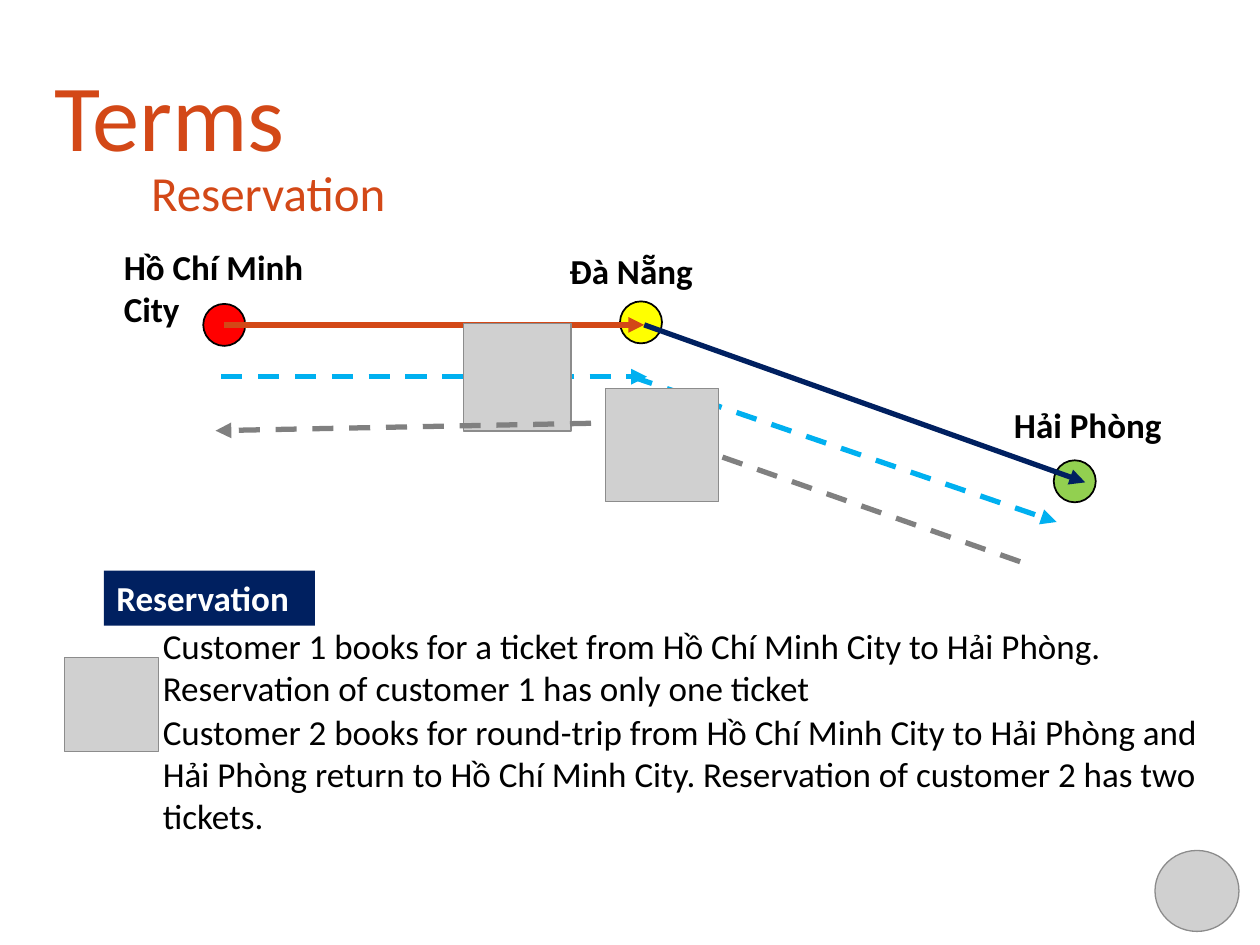
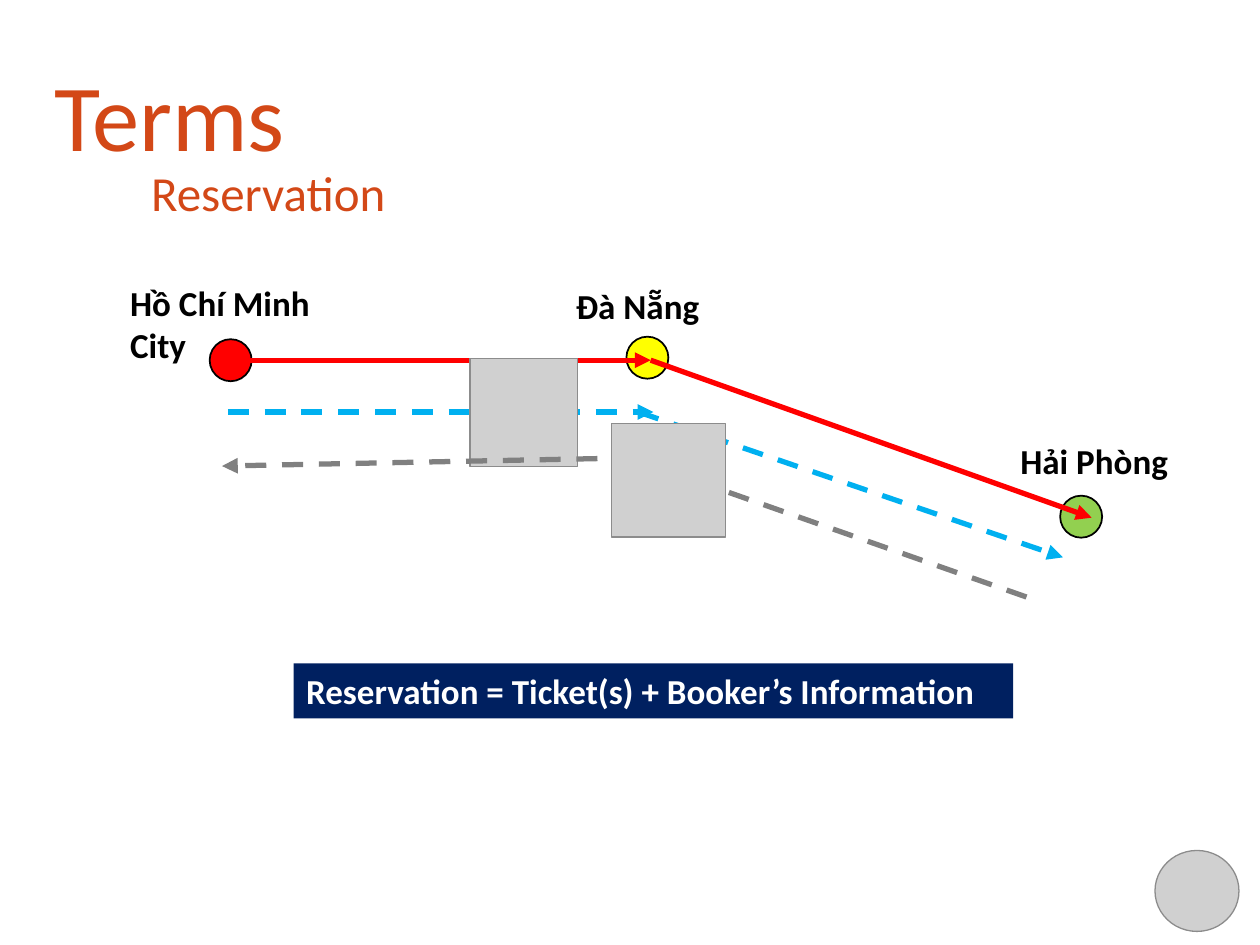
Before and after one commit to khalifandiaye/bus-reservation, a slide deck: slide 10 of WIP/Document/Project Report/Project-Agenda-Team04.pptx. Drawn at 1260x945 pixels with LibreOffice and Linux fonts; fonts in the diff are those of the drawing; grey boxes stand for pictures; background and template pictures are left out. Boxes give left, top, right and bottom in pixels: in the first picture for what was removed or moved away, otherwise in the second. Text is boxed around its words. In the diff, an @@ line names an element or a change of style, - is before the commit and + after.

```diff
--- a/WIP/Document/Project Report/Project-Agenda-Team04.pptx
+++ b/WIP/Document/Project Report/Project-Agenda-Team04.pptx
@@ arrow (231, 360) - (650, 360): stroke #D34817 3 pt to #FF0000 3 pt @@
@@ 6 arrows, 3 texts, 3 ellipses, 2 pictures: place and size @@
-6 arrows, 3 texts, 3 ellipses, 2 pictures at box(124, 253, 1162, 562)
+6 arrows, 3 texts, 3 ellipses, 2 pictures at box(130, 289, 1168, 597)
@@ arrow (650, 360) - (1091, 518): stroke #002060 3 pt to #FF0000 3 pt @@
@@ picture removed at box(64, 658, 159, 752) @@
@@ text removed at box(163, 632, 1100, 707) @@
-Customer 1 books for a ticket from Hồ Chí Minh City to Hải Phòng. Reservation of customer 1 has only one ticket
@@ rectangle "Reservation = Ticket(s) + Booker’s ...": place and size @@
-rectangle "Reservation = Ticket(s) + Booker’s ..." at box(103, 571, 315, 626)
+rectangle "Reservation = Ticket(s) + Booker’s ..." at box(294, 663, 1013, 718)
@@ text in rectangle at box(306, 678, 974, 709): text changed @@
-Reservation
+Reservation = Ticket(s) + Booker’s Information
@@ text removed at box(163, 718, 1197, 830) @@
-Customer 2 books for round-trip from Hồ Chí Minh City to Hải Phòng and Hải Phòng return to Hồ Chí Minh City. Reservation of customer 2 has two tickets.
```
Also in this commit, not shown: 11 other slides changed, 1 slide added, 1 other file.
